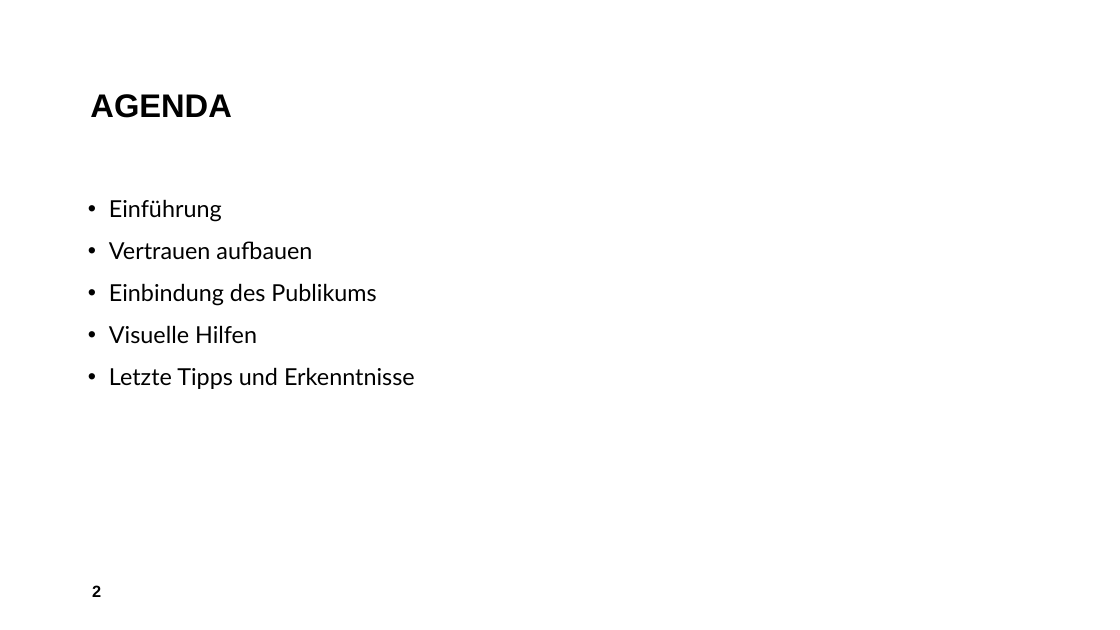
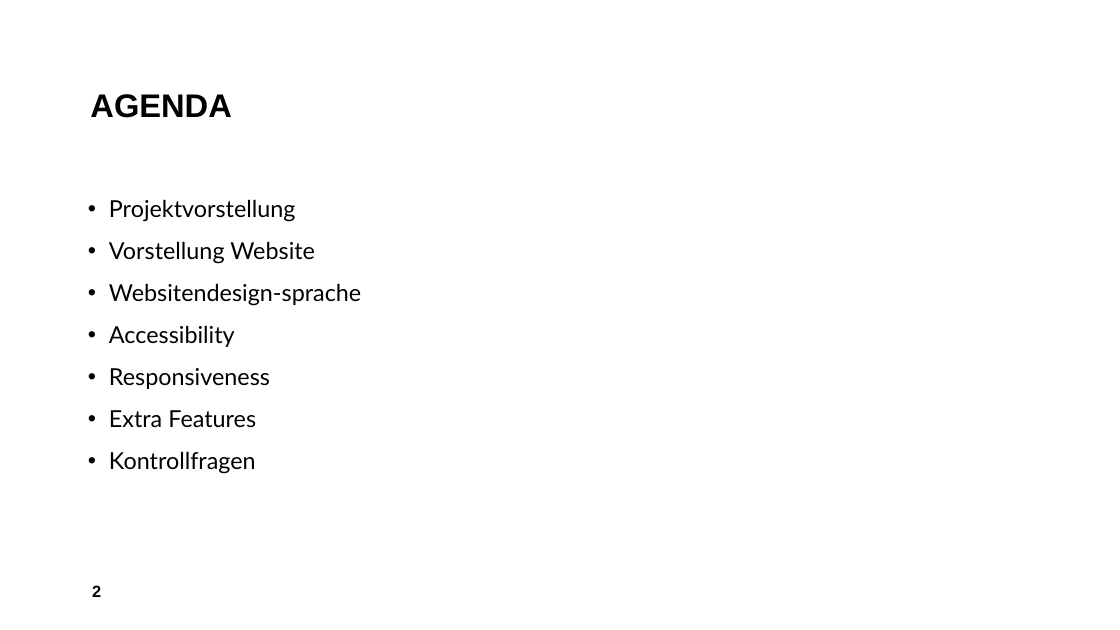
Before and after one commit to patricjenni/kochrezepte, a slide deck: slide 2 of docs/Präsentation_Kochrezepte.pptx. Drawn at 1120x630 pixels with LibreOffice and Linux fonts; fonts in the diff are those of the drawing; background and template pictures are left out. Boxes give left, top, right and bottom in pixels: in the first picture for what was removed or moved away, otherwise in the second. Text is boxed around its words. In the diff, an @@ line names an element or a change of style, - is before the commit and + after.

```diff
--- a/docs/Präsentation_Kochrezepte.pptx
+++ b/docs/Präsentation_Kochrezepte.pptx
@@ text at box(109, 199, 361, 474): text changed @@
-• Einführung
-• Vertrauen aufbauen
-• Einbindung des Publikums
-• Visuelle Hilfen
-• Letzte Tipps und Erkenntnisse
+• Projektvorstellung
+• Vorstellung Website
+• Websitendesign-sprache
+• Accessibility
+• Responsiveness
+• Extra Features
+• Kontrollfragen
```
Also in this commit, not shown: 6 other slides changed, 1 slide removed.
